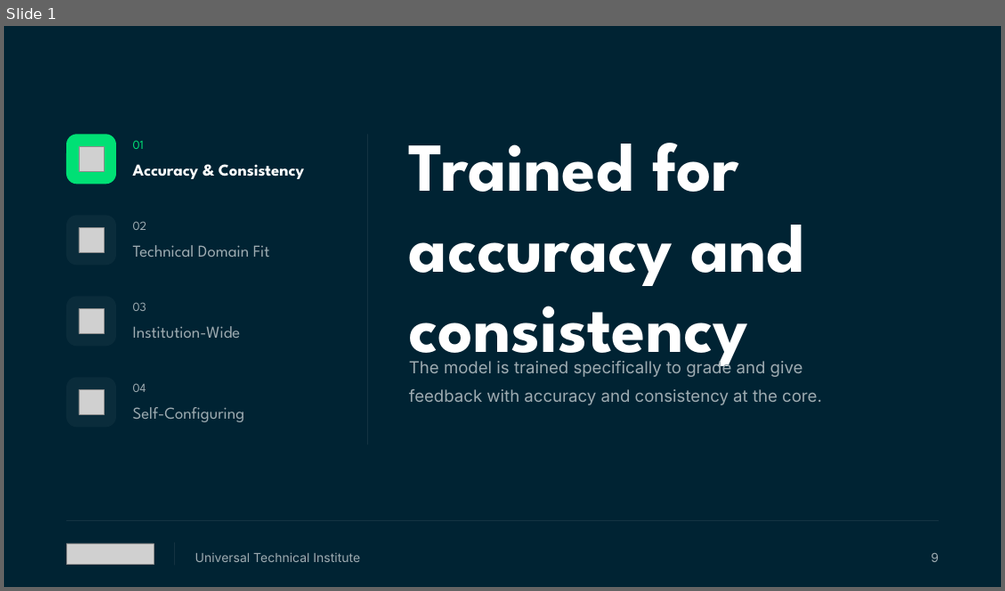
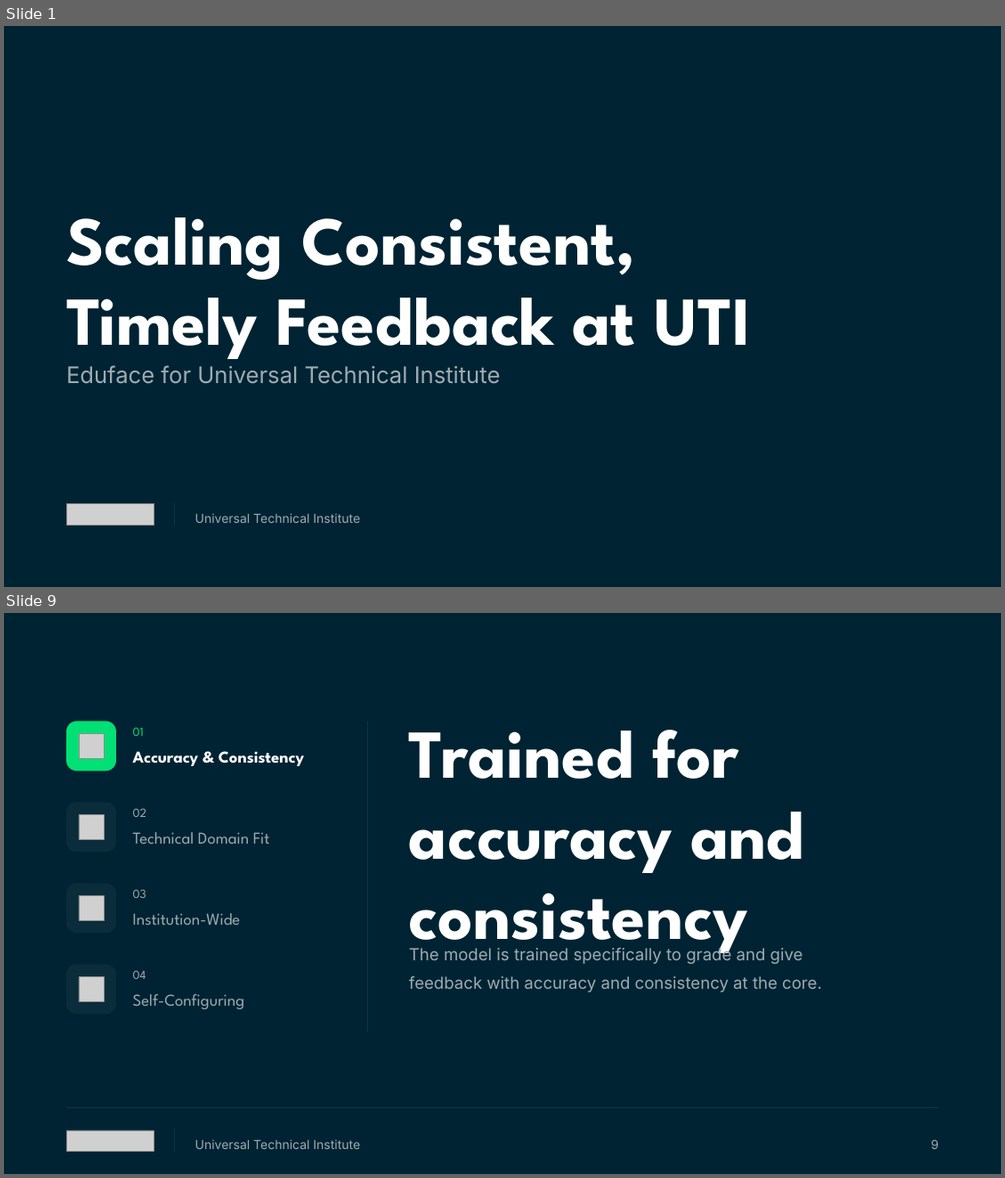
Before and after one commit to Dante-Eduface/Claude, a slide deck: projects/uti/deck/UTI-Eduface-deck.pptx. Shown one above the other, each under a label of ours: slide 1 before the commit, slides 1 and 9 after it; the slides between them are not shown. The pictures are 1005x591 and 1005x1178 pixels, drawn with LibreOffice and Linux fonts; fonts in the diff are those of the drawing; grey boxes stand for pictures. Boxes give left, top, right and bottom in pixels: in the first picture for what was removed or moved away, otherwise in the second. Text is boxed around its words. In the diff, an @@ line names an element or a change of style, - is before the commit and + after.

```diff
--- a/projects/uti/deck/UTI-Eduface-deck.pptx
+++ b/projects/uti/deck/UTI-Eduface-deck.pptx
@@ slide 1 added at bbox=[4, 26, 1001, 587], background #FFFFFF @@
@@ rectangle added at bbox=[4, 26, 1001, 587], fill #002333 @@
@@ text added at bbox=[66, 217, 751, 366], 66 pt, text #FFFFFF, bold @@
+Scaling Consistent,
+Timely Feedback at UTI
@@ text added at bbox=[66, 365, 501, 384], 22 pt, text #9EABB1 @@
+Eduface for Universal Technical Institute
@@ picture added at bbox=[66, 504, 154, 524] @@
@@ rectangle added at bbox=[175, 503, 175, 526], fill #1F3D4B @@
@@ text added at bbox=[195, 513, 360, 523], 12 pt, text #9EABB1 @@
+Universal Technical Institute
@@ what was slide 1 is now slide 9 @@
```
Also in this commit, not shown: 12 other slides added, 39 other files.
